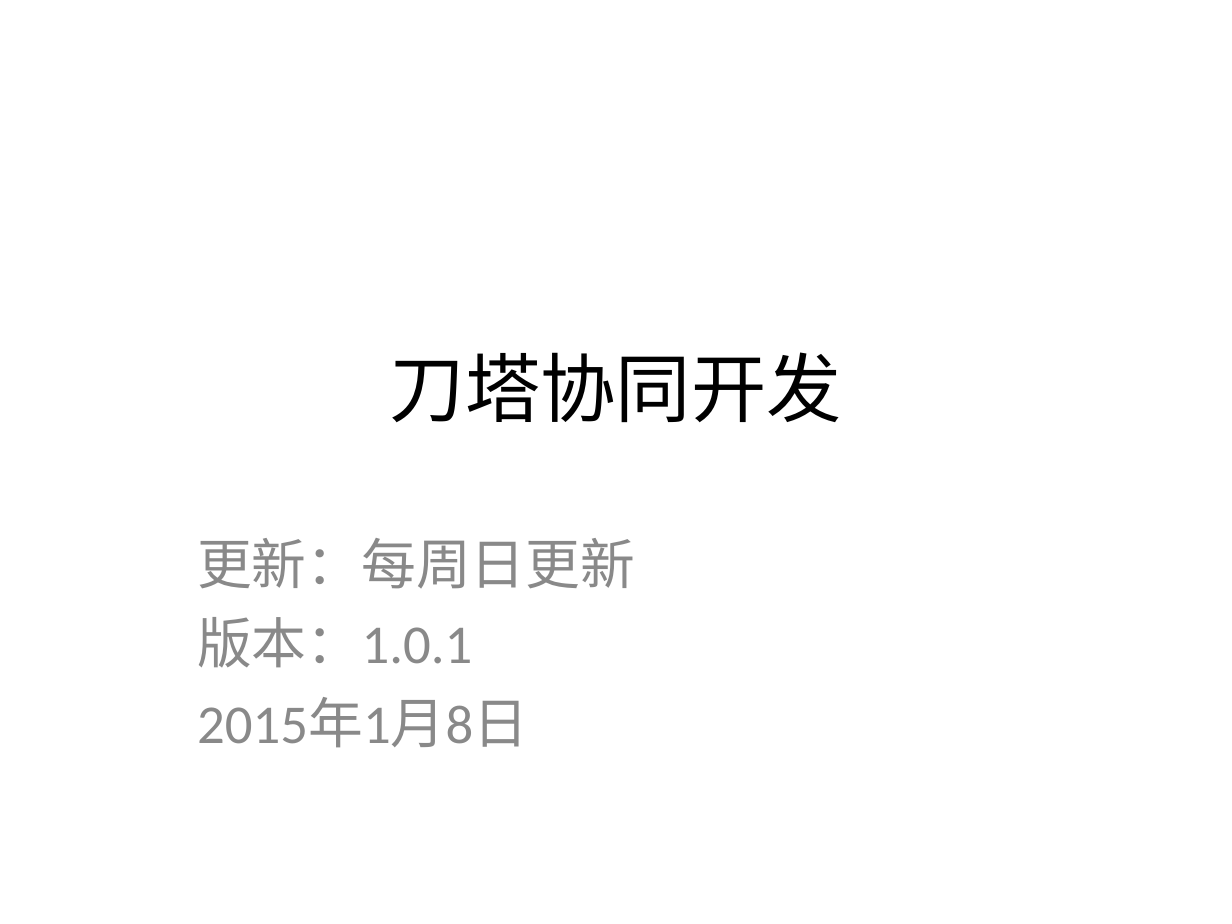
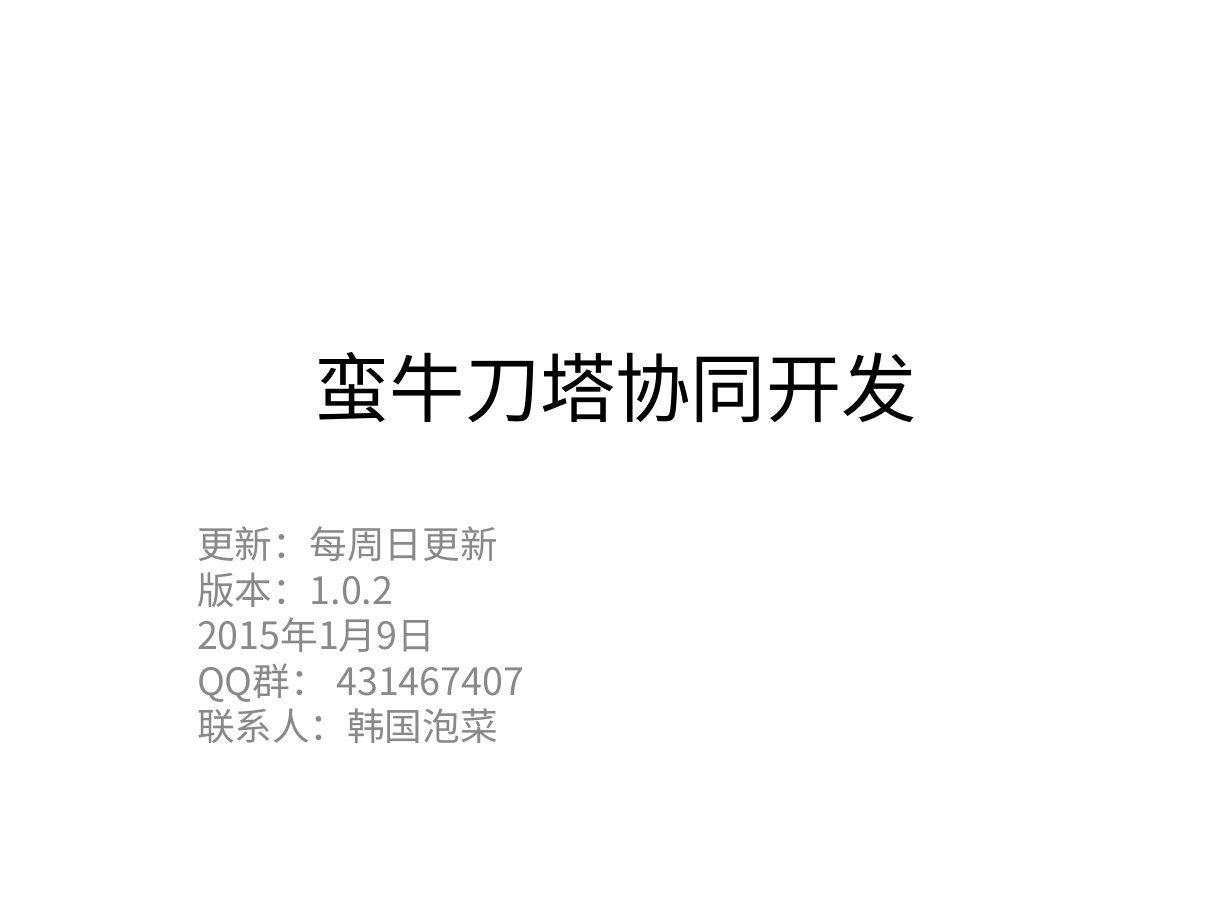
Before and after one commit to parhelia512/manual_dota, a slide deck: slide 1 of readme.ppt. Drawn at 1232x924 pixels with LibreOffice and Linux fonts; fonts in the diff are those of the drawing. Boxes give left, top, right and bottom in pixels: in the first picture for what was removed or moved away, otherwise in the second. Text is boxed around its words. In the diff, an @@ line names an element or a change of style, - is before the commit and + after.

Commit message:
更新PPT说明

```diff
--- a/readme.ppt
+++ b/readme.ppt
@@ title at (x1=315, y1=352, x2=917, y2=423): text changed; font Calibri to Noto Sans CJK SC @@
-刀塔协同开发
+蛮牛刀塔协同开发
@@ subtitle at (x1=197, y1=526, x2=498, y2=561): size 32 to 22 pt, font Calibri to Noto Sans CJK SC in "更新：每周日更新"; line spacing 1 to 0.8; less space between paragraphs @@
@@ subtitle at (x1=197, y1=572, x2=524, y2=743): text changed; size 32 to 22 pt; font Calibri to Noto Sans CJK SC @@
-版本：1.0.1
-2015年1月8日
+版本：1.0.2
+2015年1月9日
+QQ群： 431467407
+联系人：韩国泡菜
```
Also in this commit, not shown: 7 other slides changed, 2 slides added, 2 other files.
